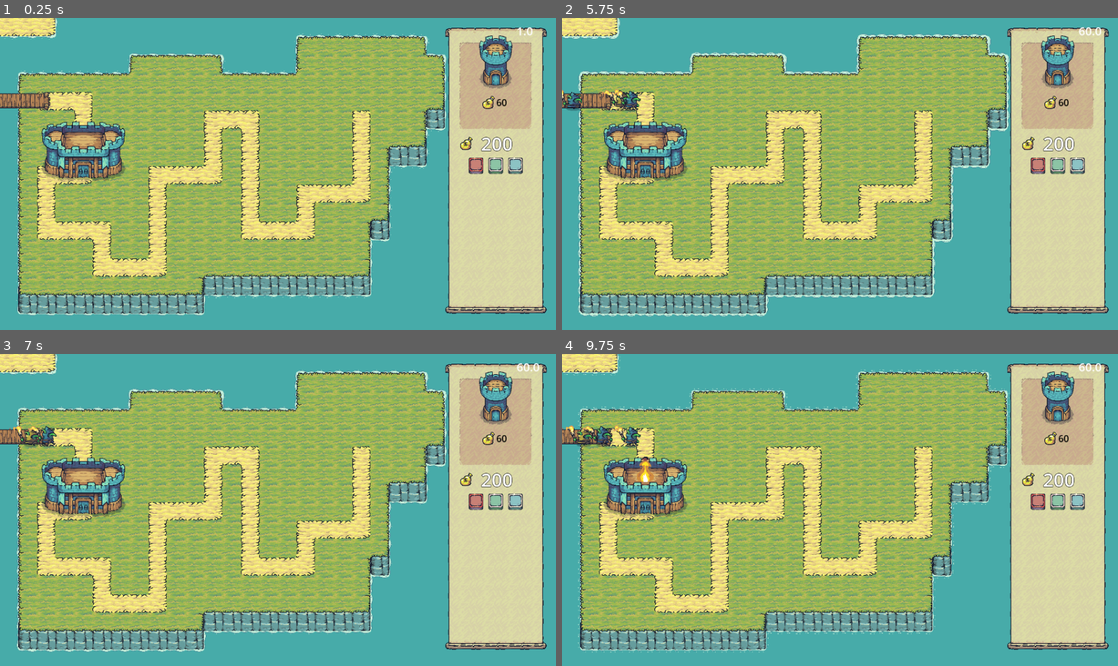
Above: before the commit, frames 1-4 (two rows, left to right).
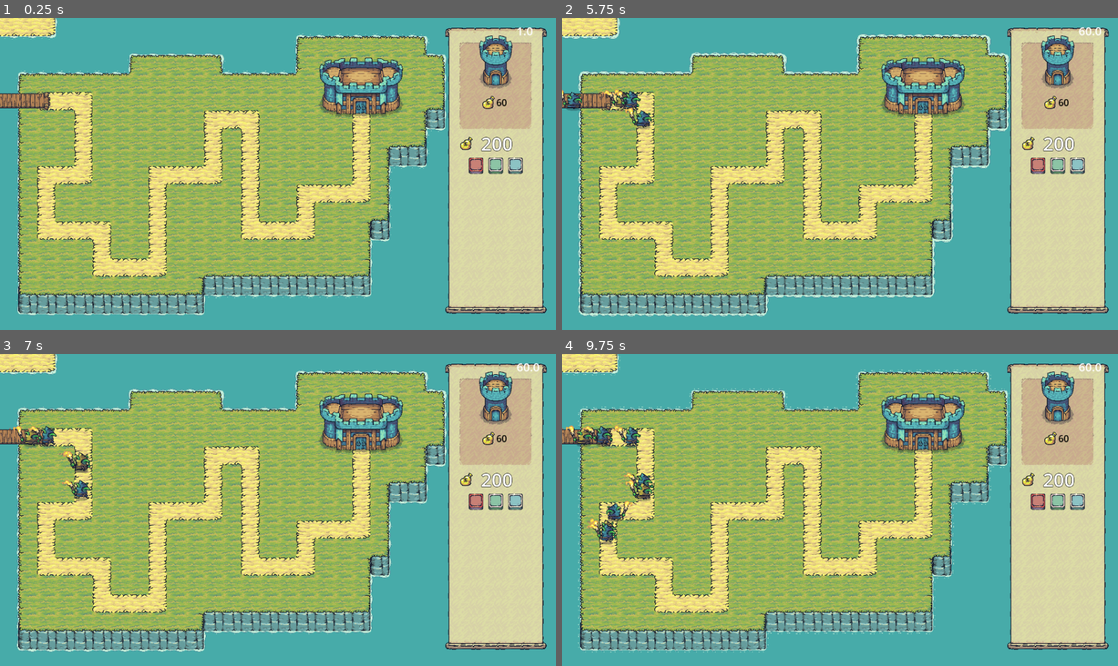
Above: after the commit, the same moments.

Repository: NicoWired/towersmith
Game: Godot game, scene res://source/game/Game.tscn
The game is run twice, just before and just after one commit, with the same random seed, the same clock (stepped at 60 frames per second) and the same inputs.
Inputs (mouse positions are in pixels of both pictures, inside the frame that each line leads up to):
- Up to frame 1 (0.25 s): no input
- Up to frame 2 (5.75 s): click (1079, 167) at 0.5 s; click (1079, 167) at 1.25 s; click (1079, 167) at 2 s; move the mouse to (962, 158) at 2.77 s; move the mouse to (728, 189) at 3.52 s; move the mouse to (895, 105) at 4.27 s; move the mouse to (812, 236) at 5.02 s
- Up to frame 3 (7 s): move the mouse to (444, 556) at 5.77 s; move the mouse to (111, 463) at 6.52 s
- Up to frame 4 (9.75 s): move the mouse to (867, 510) at 7.27 s; move the mouse to (756, 432) at 8.02 s; move the mouse to (962, 494) at 8.77 s; move the mouse to (728, 525) at 9.52 s

The runs differ from the first frame. In frame 1, 5.0% of the frame differs, in the area x 7-73%, y 12-53%; in frame 2, 5.2%; in frame 3, 5.1%; in frame 4, 5.4%, in the area x 4-73%, y 12-62%.

Commit message:
smol fix

Diff:
--- a/source/data/arrow_stats.gd
+++ b/source/data/arrow_stats.gd
@@ -5,13 +5,13 @@
 	"base_value": 10.0
 	, "upgrade_level": 0
 	, "max_level": 5
-	, "upgrade_cost": [15,30,50,80,150]
+	, "upgrade_cost": [15,30,50,80,140,210]
 }
 var speed: Dictionary[StringName,Variant] = {
 	"base_value": 1300.0
 	, "upgrade_level": 0
 	, "max_level": 5
-	, "upgrade_cost": [10,20,30,50,70]
+	, "upgrade_cost": [10,15,25,40,60,85]
 }
 
 var stat_list: Dictionary[StringName, Dictionary] = {
--- a/source/levels/level1/Level1.tscn
+++ b/source/levels/level1/Level1.tscn
@@ -55,7 +55,7 @@
 curve = SubResource("Curve2D_h4l07")
 
 [node name="Castle" parent="." instance=ExtResource("3_ho887")]
-position = Vector2(288, 442)
+position = Vector2(1247, 221)
 
 [node name="DropControl" type="Control" parent="."]
 layout_mode = 3
@@ -76,6 +76,7 @@
 [node name="CollisionPolygon2D" type="CollisionPolygon2D" parent="DropControl/DropArea"]
 position = Vector2(4, -8)
 polygon = PackedVector2Array(316, 195, 318, 574, 189, 576, 189, 703, 380, 703, 381, 830, 510, 831, 511, 511, 702, 511, 702, 319, 892, 319, 894, 704, 1023, 703, 1024, 577, 1214, 576, 1218, 59, 1030, 61, 1030, 198, 769, 196, 767, 135, 451, 133, 451, 196)
+metadata/_edit_lock_ = true
 
 [node name="DropArea2" type="Area2D" parent="DropControl"]
 script = ExtResource("5_ocgwi")
--- a/source/levels/level1/level1.gd
+++ b/source/levels/level1/level1.gd
@@ -4,7 +4,6 @@
 enum game_states {
 	INITIAL,
 	RUNNING,
-	PAUSED,
 	OVER
 }
 
@@ -98,17 +97,9 @@
 func on_upgrade_window_visibility_changed() -> void:
 	get_tree().paused = upgrade_window.visible
 	side_menu.pause_button.disabled = upgrade_window.visible
-	if upgrade_window.visible:
-		game_state = game_states.PAUSED
-	else:
-		game_state = game_states.RUNNING
 
 func on_pause_requested(toggled: bool) -> void:
-	if game_state in [game_states.PAUSED, game_states.RUNNING]:
-		if toggled:
-			game_state = game_states.PAUSED
-		else:
-			game_state = game_states.RUNNING
+	if game_state == game_states.RUNNING:
 		pause_screen.visible = toggled
 		get_tree().paused = toggled
 
